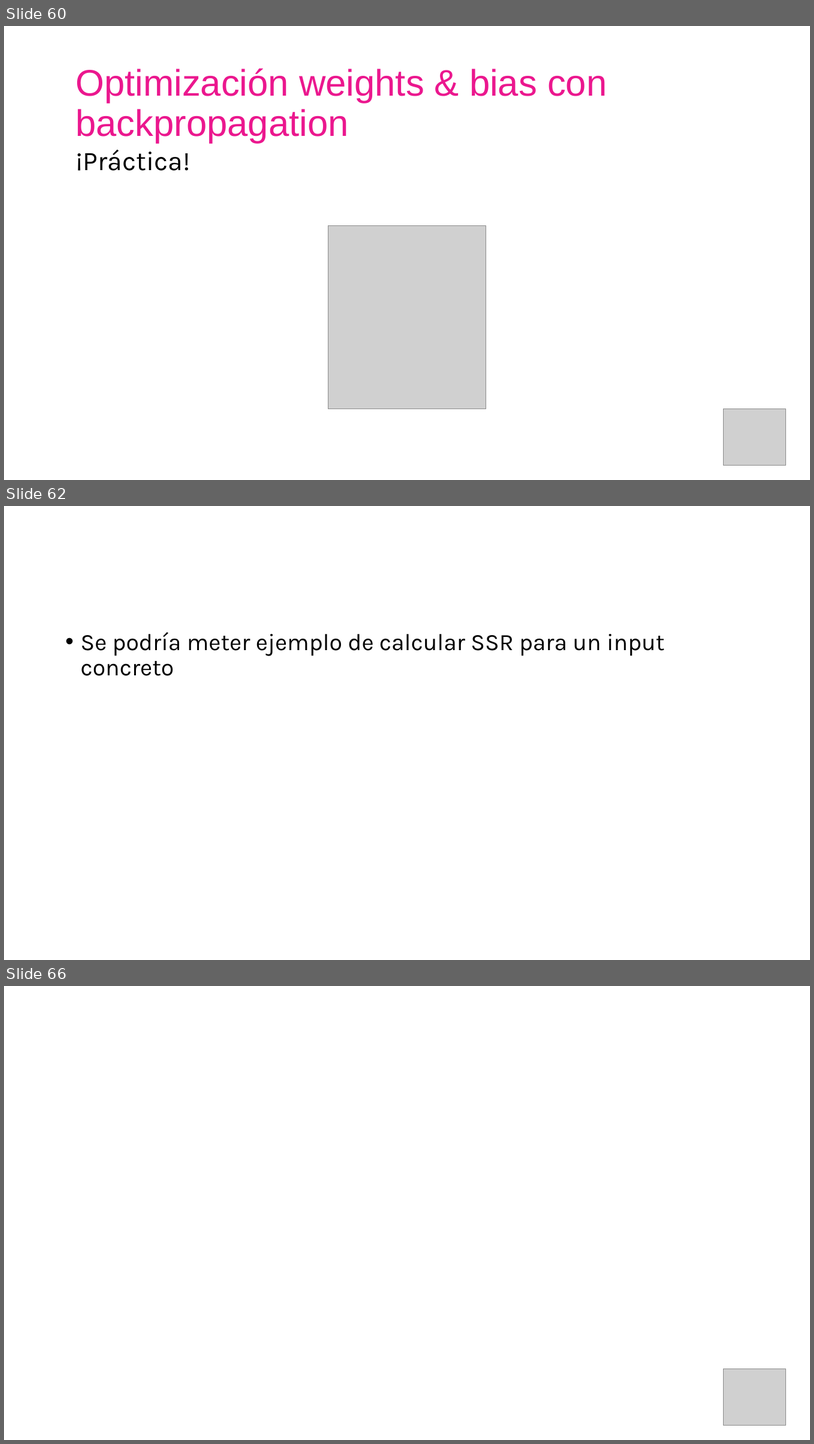
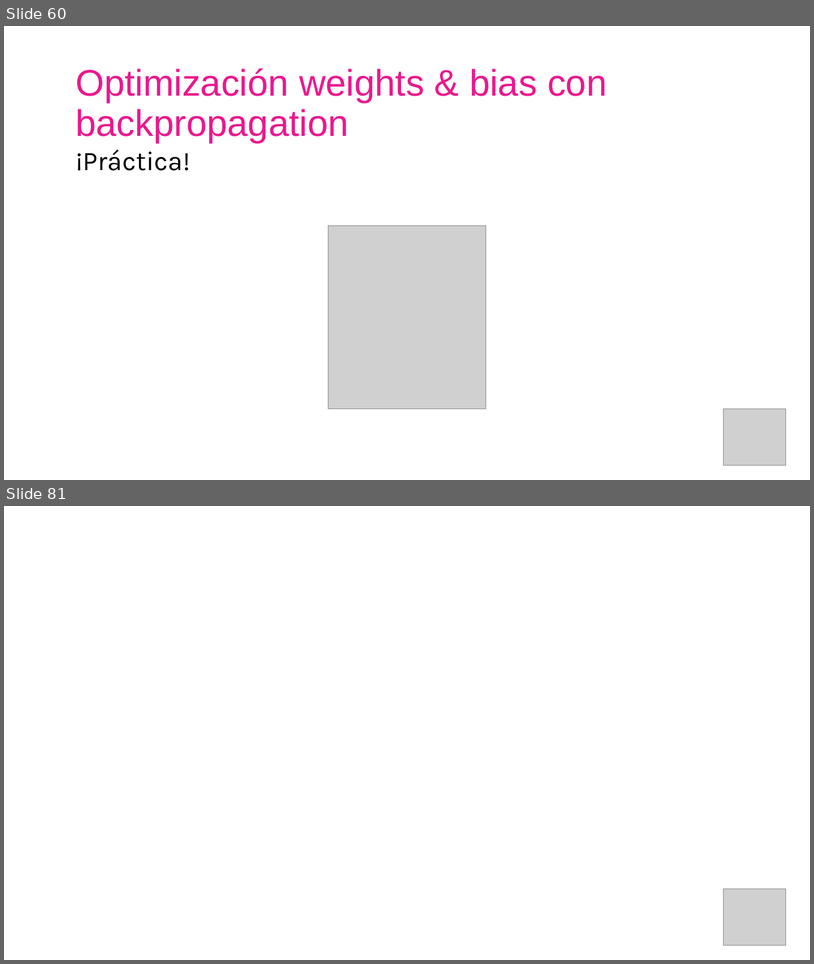
Before and after one commit to AISC-Madrid/workshop-materials, a slide deck: Neural Networks/Slides.pptx. Shown one above the other, each under a label of ours: slides 60, 62 and 66 before the commit, slides 60 and 81 after it; the slides between them are not shown. The pictures are 814x1444 and 814x964 pixels, drawn with LibreOffice and Linux fonts; fonts in the diff are those of the drawing; grey boxes stand for pictures. Boxes give left, top, right and bottom in pixels: in the first picture for what was removed or moved away, otherwise in the second. Text is boxed around its words. In the diff, an @@ line names an element or a change of style, - is before the commit and + after.

```diff
--- a/Neural Networks/Slides.pptx
+++ b/Neural Networks/Slides.pptx
@@ slide 62 removed at [4,506,810,960], background #FFFFFF @@
@@ text removed at [81,632,665,676] @@
-• Se podría meter ejemplo de calcular SSR para un input concreto
@@ what was slide 66 is now slide 81 @@
```
Also in this commit, not shown: 20 slides added, 4 other slides removed, 10 other files.
